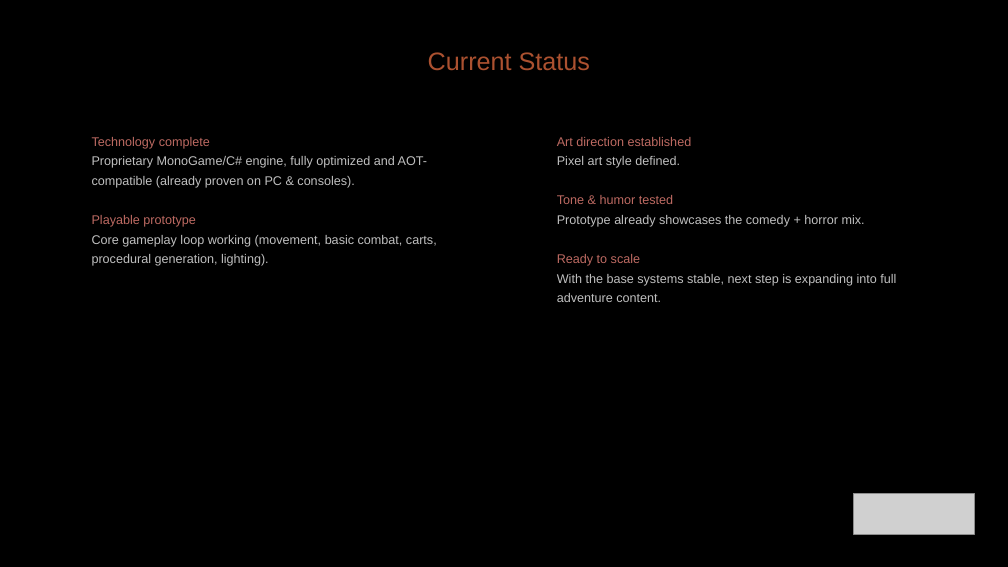
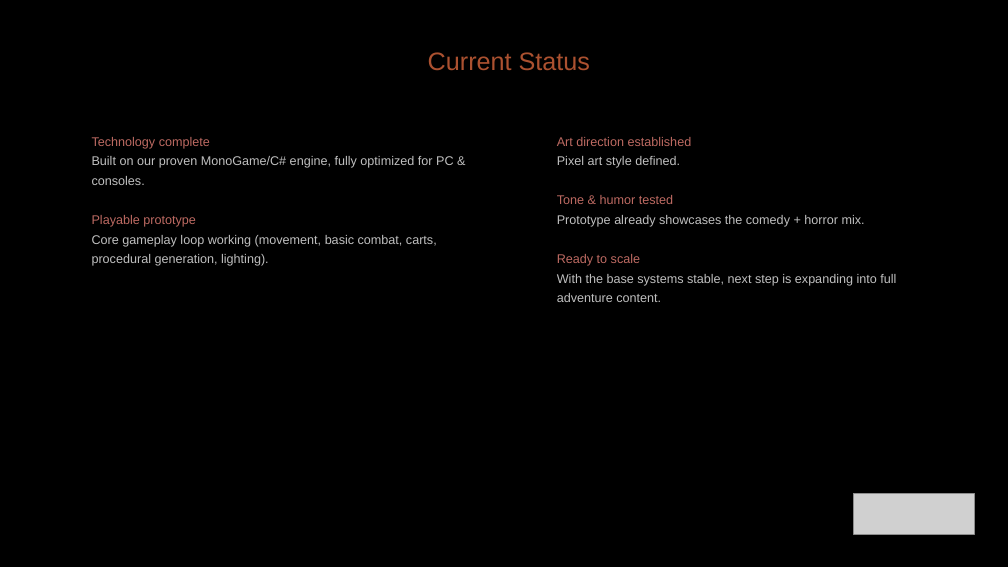
Before and after one commit to diegohcanepa/Remizione, a slide deck: slide 15 of Pitch Deck.pptx. Drawn at 1008x567 pixels with LibreOffice and Linux fonts; fonts in the diff are those of the drawing; grey boxes stand for pictures; background and template pictures are left out. Boxes give left, top, right and bottom in pixels: in the first picture for what was removed or moved away, otherwise in the second. Text is boxed around its words. In the diff, an @@ line names an element or a change of style, - is before the commit and + after.

```diff
--- a/Pitch Deck.pptx
+++ b/Pitch Deck.pptx
@@ text at <box>92,156,454,185</box>: text changed @@
-Proprietary MonoGame/C# engine, fully optimized and AOT-compatible (already proven on PC & consoles).
+Built on our proven MonoGame/C# engine, fully optimized for PC & consoles.
```
Also in this commit, not shown: 6 other slides changed, 51 other files.
